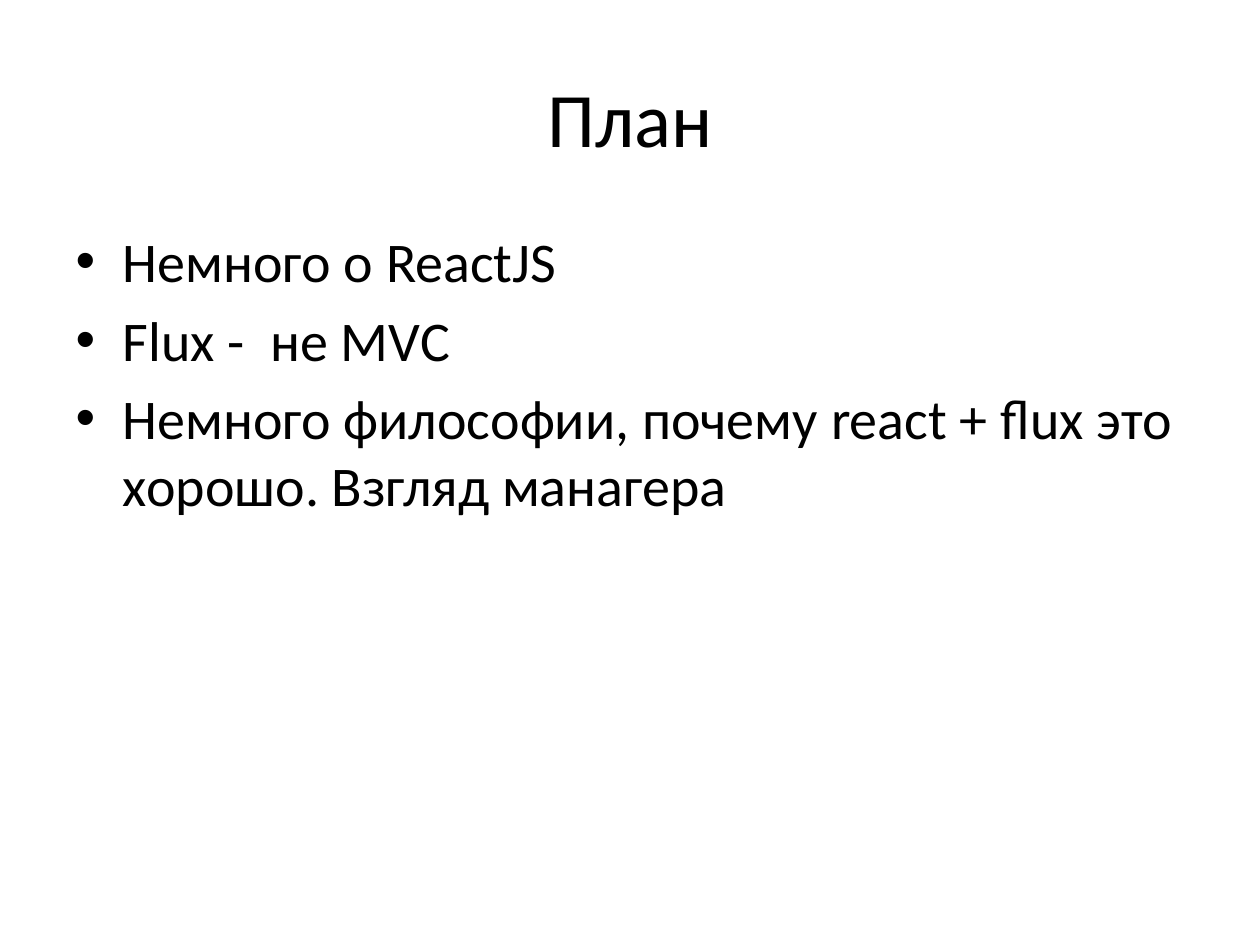
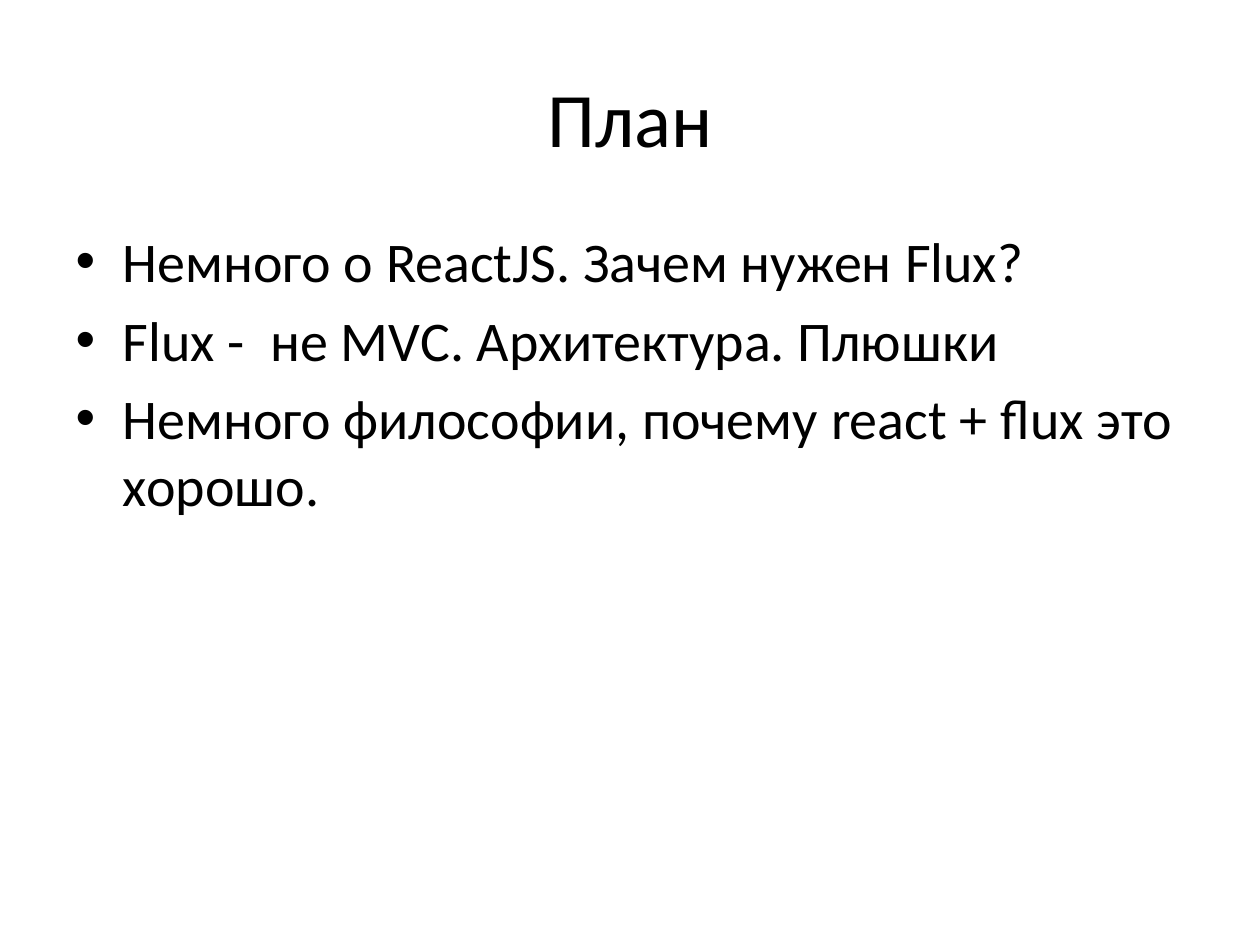
Before and after one commit to nickolaysm/flux_its_easy, a slide deck: slide 2 of pptx/Flux.pptx. Drawn at 1260x945 pixels with LibreOffice and Linux fonts; fonts in the diff are those of the drawing. Boxes give left, top, right and bottom in pixels: in the first picture for what was removed or moved away, otherwise in the second. Text is boxed around its words. In the diff, an @@ line names an element or a change of style, - is before the commit and + after.

Commit message:
Отредактированная pptx презентация по flux

```diff
--- a/pptx/Flux.pptx
+++ b/pptx/Flux.pptx
@@ text at bbox=[123, 243, 1172, 515]: text changed @@
-• Немного о ReactJS
-• Flux - не MVC
-• Немного философии, почему react + flux это хорошо. Взгляд манагера
+• Немного о ReactJS. Зачем нужен Flux?
+• Flux - не MVC. Архитектура. Плюшки
+• Немного философии, почему react + flux это хорошо.
```
Also in this commit, not shown: 17 other slides changed, 4 slides added, 1 slide removed.
